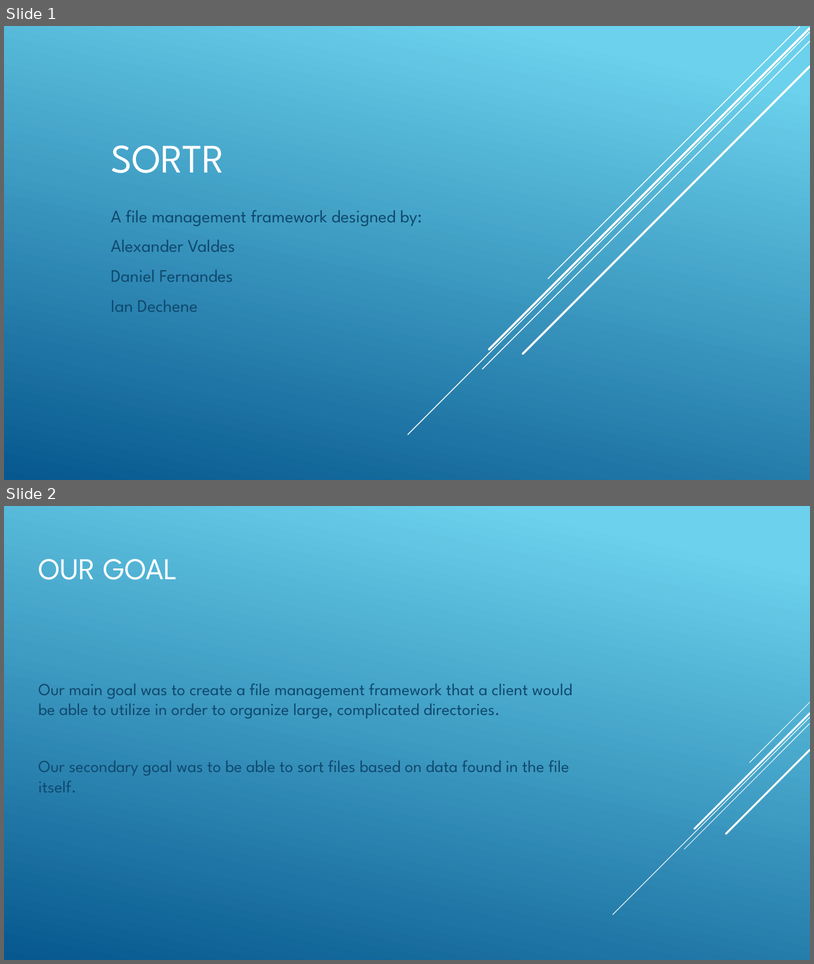
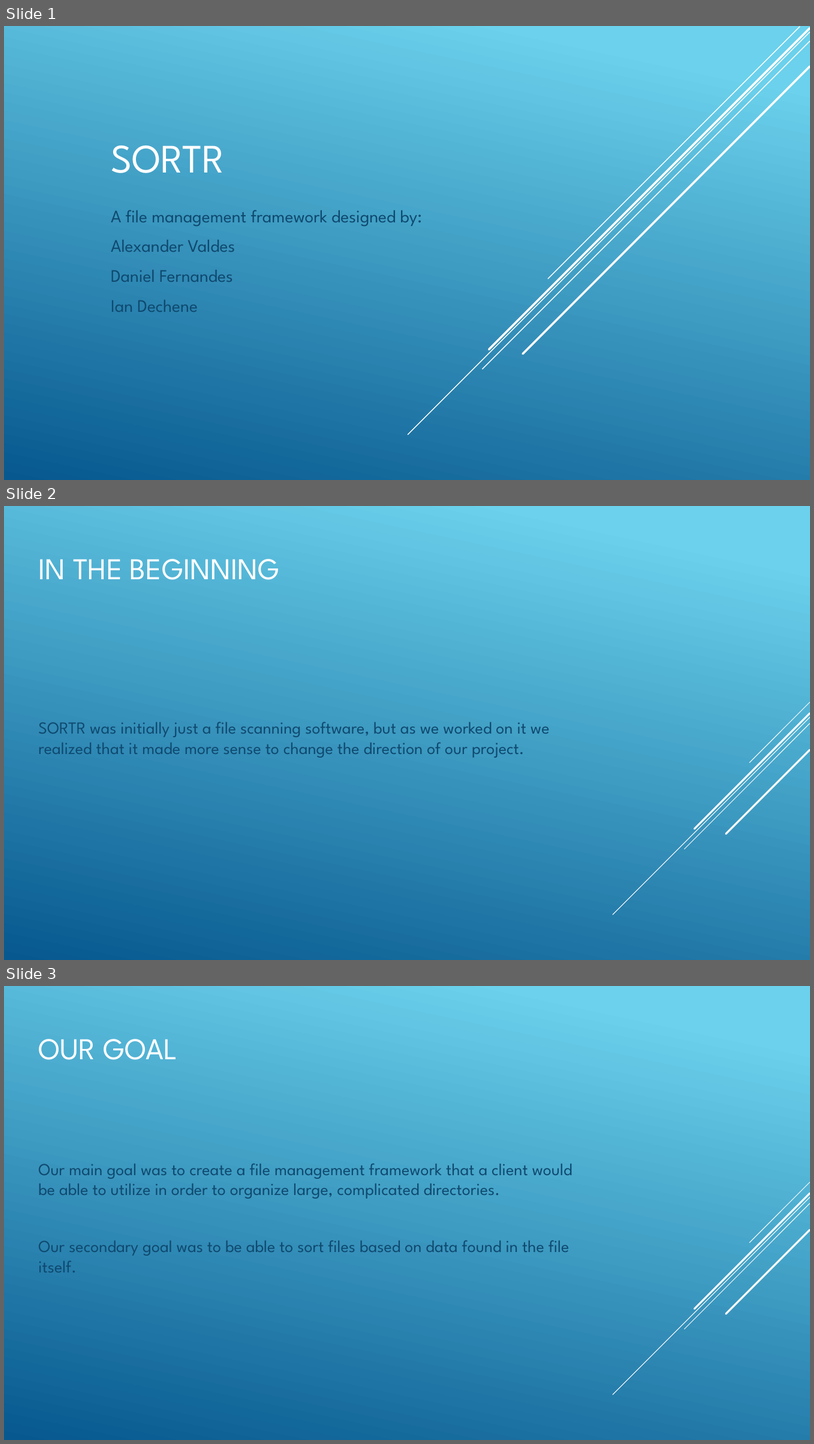
Before and after one commit to cnkid/CSE2102-Alex-Daniel-Ian, a slide deck: SORTR.pptx. Shown one above the other, each under a label of ours: slides 1 and 2 before the commit, slides 1, 2 and 3 after it. The pictures are 814x964 and 814x1444 pixels, drawn with LibreOffice and Linux fonts; fonts in the diff are those of the drawing. Boxes give left, top, right and bottom in pixels: in the first picture for what was removed or moved away, otherwise in the second. Text is boxed around its words. In the diff, an @@ line names an element or a change of style, - is before the commit and + after.

```diff
--- a/SORTR.pptx
+++ b/SORTR.pptx
@@ slide 2 added at [4, 506, 810, 960], background gradient #6ED2EB to #06588E; not listed: 5 template elements that a slide beside it also shows @@
@@ title added at [38, 559, 280, 580], 36 pt, text #FFFFFF @@
+IN THE BEGINNING
@@ text added at [38, 721, 550, 757], 20 pt, text #0F496F @@
+SORTR was initially just a file scanning software, but as we worked on it we realized that it made more sense to change the direction of our project.
@@ what was slide 2 is now slide 3 @@
```
